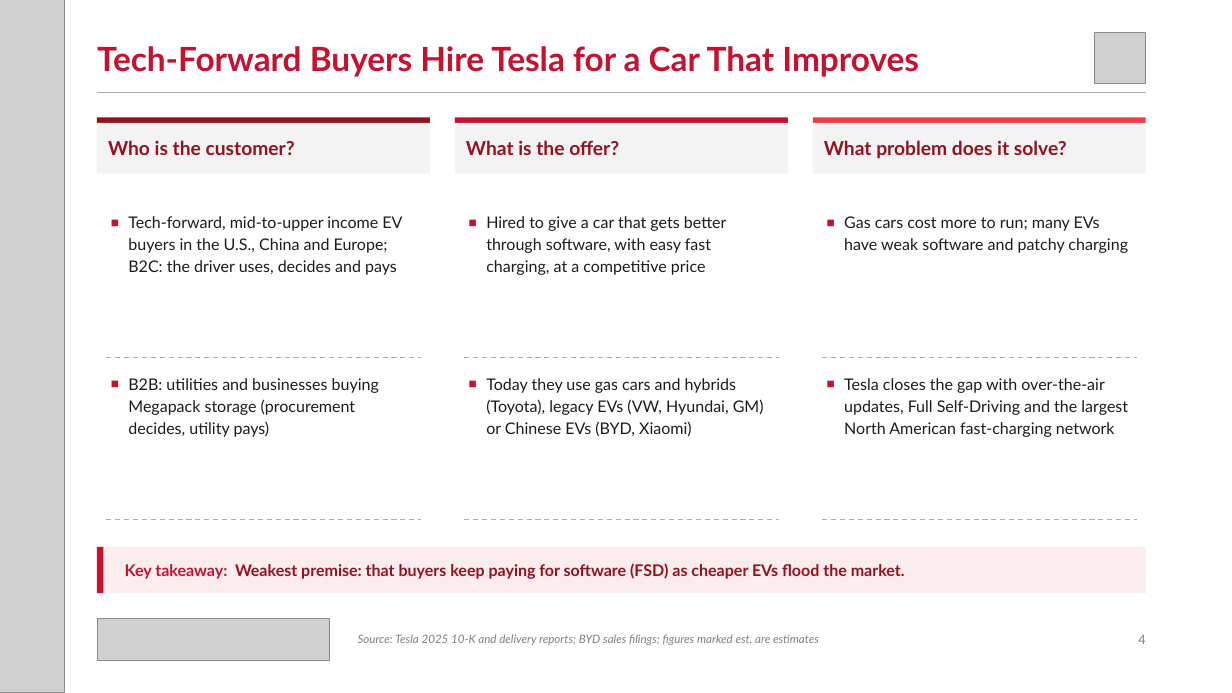
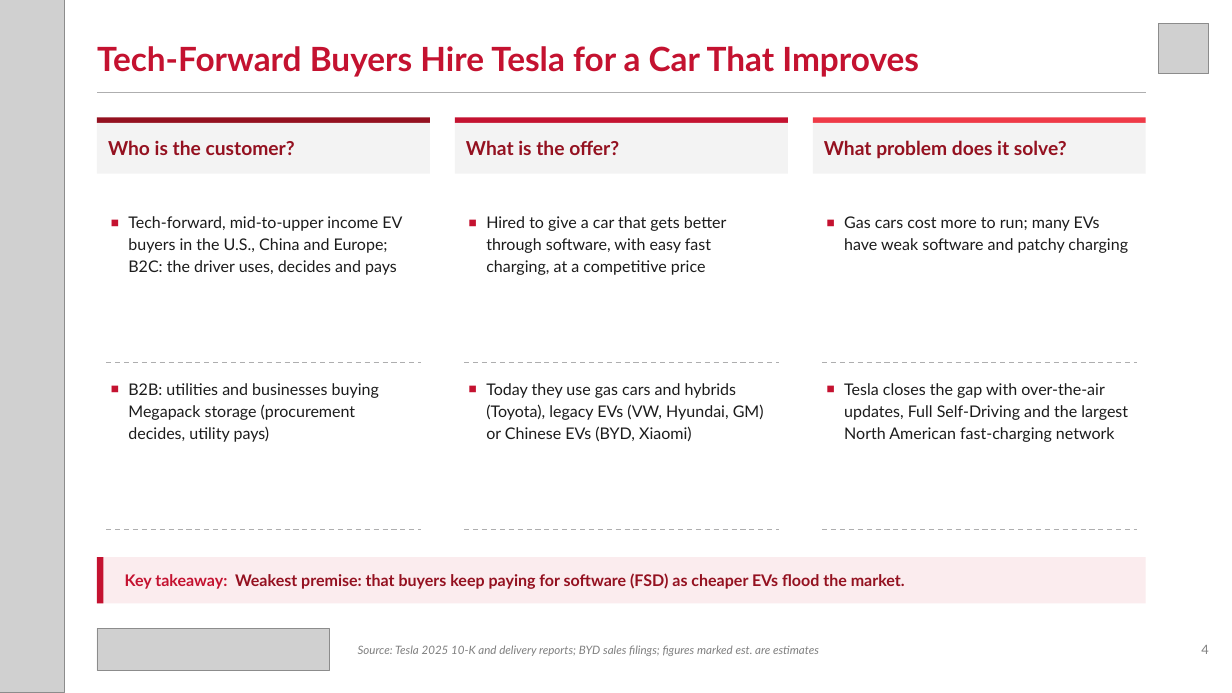
Before and after one commit to zuhayr77/AI-Business-Strategy-Agent, a slide deck: slide 4 of dccd-strategy-agent/examples/Tesla_DCCD.pptx. Drawn at 1232x693 pixels with LibreOffice and Linux fonts; fonts in the diff are those of the drawing; grey boxes stand for pictures. Boxes give left, top, right and bottom in pixels: in the first picture for what was removed or moved away, otherwise in the second. Text is boxed around its words. In the diff, an @@ line names an element or a change of style, - is before the commit and + after.

```diff
--- a/dccd-strategy-agent/examples/Tesla_DCCD.pptx
+++ b/dccd-strategy-agent/examples/Tesla_DCCD.pptx
@@ picture: place and size @@
-picture at bbox=[1095, 32, 1146, 83]
+picture at bbox=[1158, 23, 1209, 74]
@@ text "B2B: utilities and businesses buying ...": place and size @@
-text "B2B: utilities and businesses buying ..." at bbox=[128, 378, 379, 437]
+text "B2B: utilities and businesses buying ..." at bbox=[128, 383, 379, 442]
@@ text "Today they use gas cars ...": place and size @@
-text "Today they use gas cars ..." at bbox=[486, 378, 764, 436]
+text "Today they use gas cars ..." at bbox=[486, 383, 764, 441]
@@ 3 lines: place and size @@
-3 lines at bbox=[106, 358, 1137, 358]
+3 lines at bbox=[106, 362, 1137, 362]
@@ text "Tesla closes the gap with ...": place and size @@
-text "Tesla closes the gap with ..." at bbox=[844, 378, 1128, 437]
+text "Tesla closes the gap with ..." at bbox=[844, 383, 1128, 442]
@@ 3 lines, 2 rectangles, 1 picture, 1 text: place and size @@
-3 lines, 2 rectangles, 1 picture, 1 text at bbox=[97, 519, 1146, 661]
+3 lines, 2 rectangles, 1 picture, 1 text at bbox=[97, 530, 1146, 671]
@@ text "Source: Tesla 2025 10-K and ...": place and size @@
-text "Source: Tesla 2025 10-K and ..." at bbox=[358, 634, 819, 645]
+text "Source: Tesla 2025 10-K and ..." at bbox=[358, 645, 819, 656]
@@ text "4": place and size @@
-text "4" at bbox=[1138, 635, 1145, 644]
+text "4" at bbox=[1201, 645, 1208, 654]
```
Also in this commit, not shown: 8 other slides changed, 12 other files.
